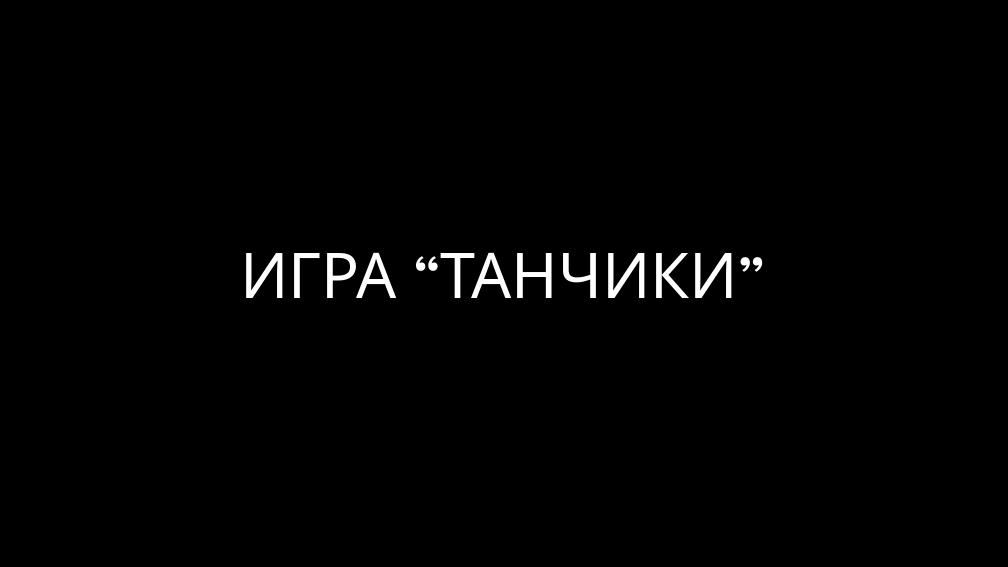
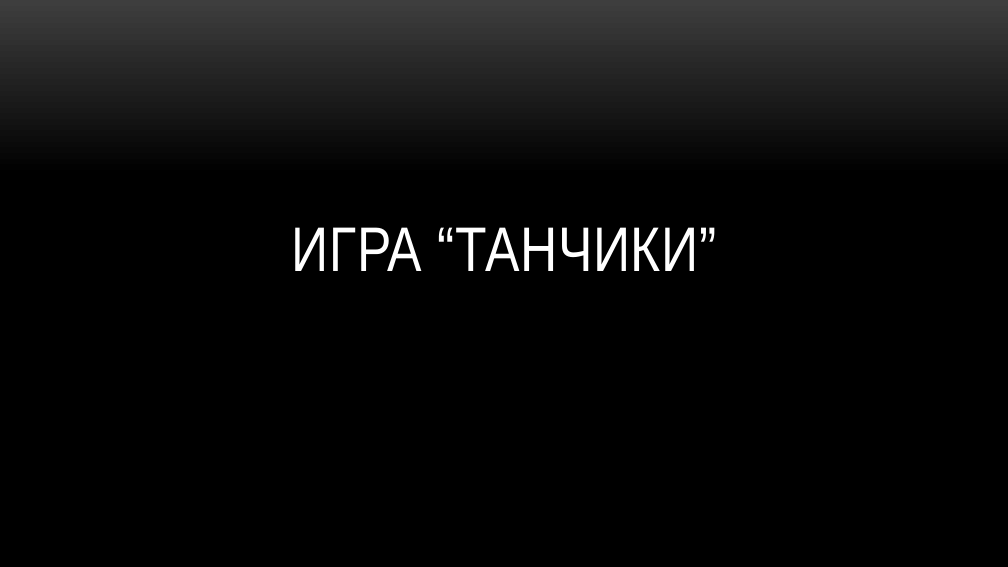
Before and after one commit to Egor-Bessolitsyn/Pygameproject, a slide deck: slide 1 of Игра Танчики.pptx. Drawn at 1008x567 pixels with LibreOffice and Linux fonts; fonts in the diff are those of the drawing; background and template pictures are left out. Boxes give left, top, right and bottom in pixels: in the first picture for what was removed or moved away, otherwise in the second. Text is boxed around its words. In the diff, an @@ line names an element or a change of style, - is before the commit and + after.

```diff
--- a/Игра Танчики.pptx
+++ b/Игра Танчики.pptx
@@ background picture (left out) to gradient #3F3F3F to #000000 @@
@@ title "ИГРА “ТАНЧИКИ”": place and size @@
-title "ИГРА “ТАНЧИКИ”" at [240,252,766,298]
+title "ИГРА “ТАНЧИКИ”" at [291,227,717,271]
@@ title "ИГРА “ТАНЧИКИ”" at [291,227,717,271]: font League Spartan to Arial Narrow, text colour gradient #FFFFFF to #A6A6A6 to #FFFFFF, letter spacing 0 to 0.5 pt @@
```
Also in this commit, not shown: 2 other slides changed, 3 slides added, 3 slides removed, 1 other file.
